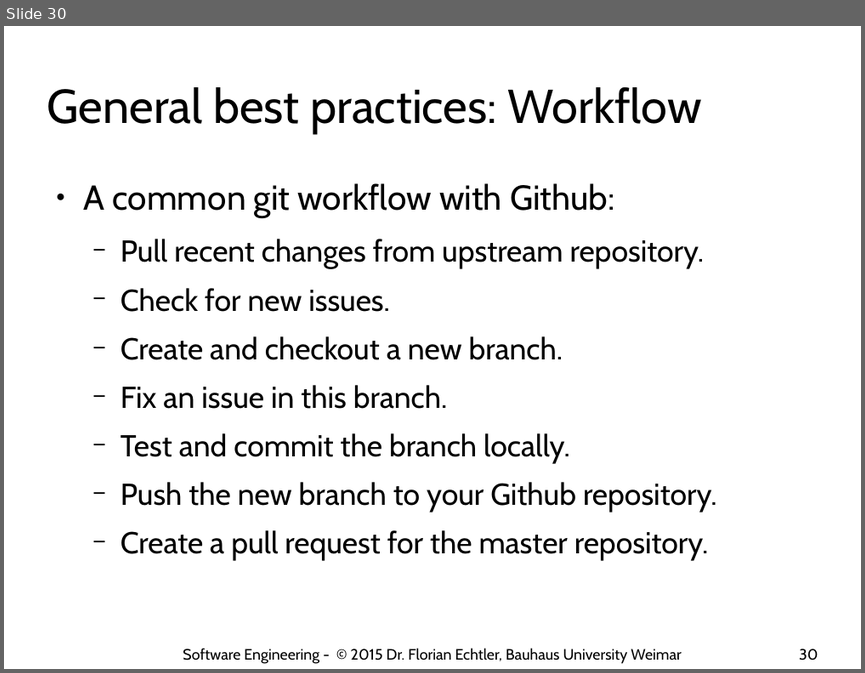
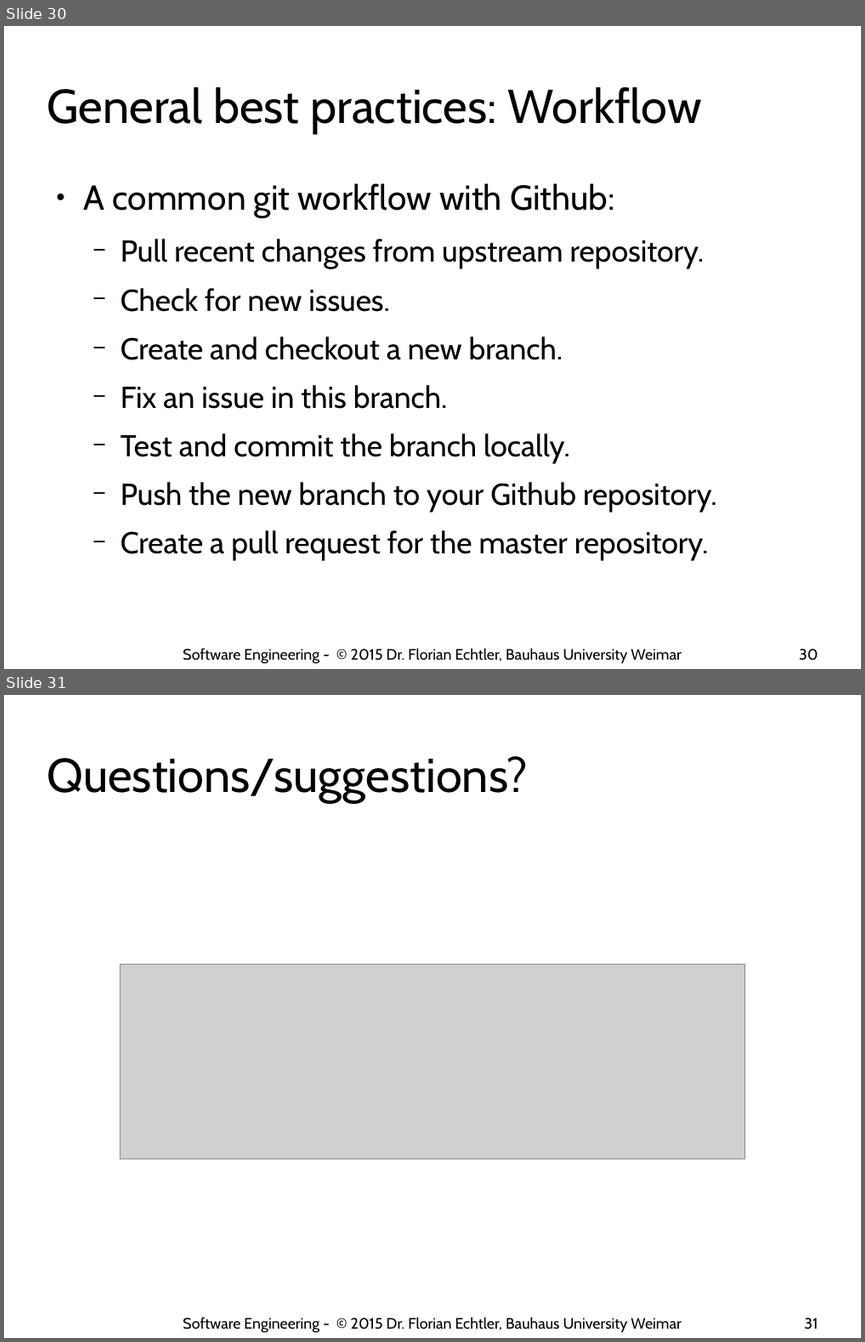
Before and after one commit to floe/software-engineering, a slide deck: 02-best-practices.odp. Shown one above the other, each under a label of ours: slide 30 before the commit, slides 30 and 31 after it. The pictures are 865x673 and 865x1342 pixels, drawn with LibreOffice and Linux fonts; fonts in the diff are those of the drawing; grey boxes stand for pictures; background and template pictures are left out. Boxes give left, top, right and bottom in pixels: in the first picture for what was removed or moved away, otherwise in the second. Text is boxed around its words. In the diff, an @@ line names an element or a change of style, - is before the commit and + after.

```diff
--- a/02-best-practices.odp
+++ b/02-best-practices.odp
@@ slide 31 added at [4,695,861,1338], background #FFFFFF @@
@@ title added at [46,756,528,802], 44 pt, text #000000 @@
+Questions/suggestions?
@@ picture added at [120,964,745,1158] @@
@@ text added at [182,1316,681,1333], 14 pt, text #000000 @@
+Software Engineering - © 2015 Dr. Florian Echtler, Bauhaus University Weimar
@@ page number added at [804,1317,817,1329], 14 pt, text #000000 @@
+31
```
Also in this commit, not shown: 2 slides changed.
